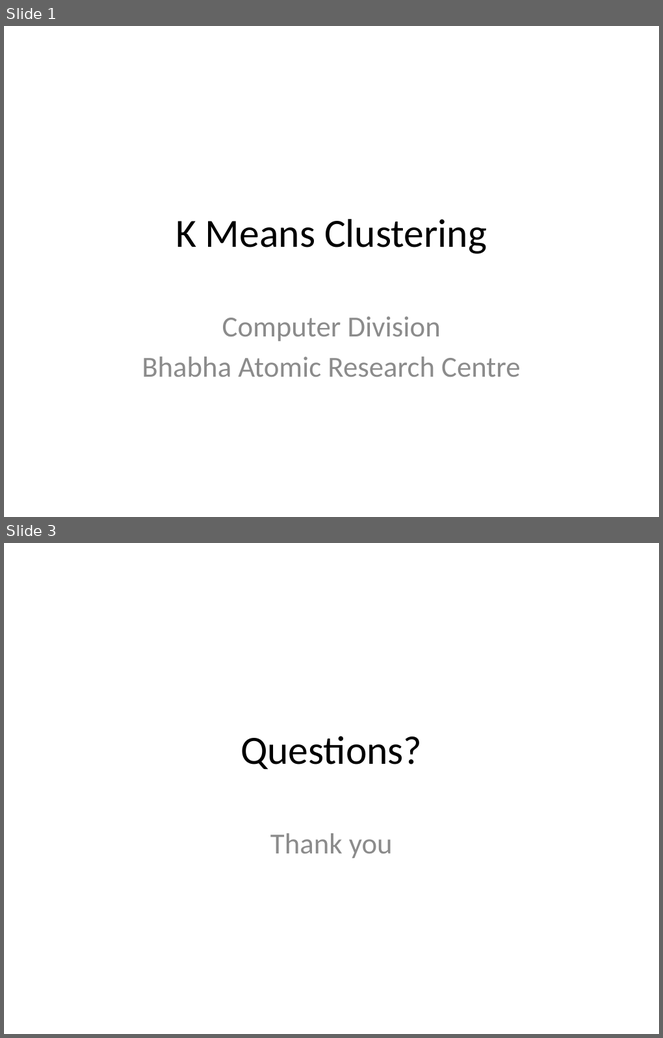
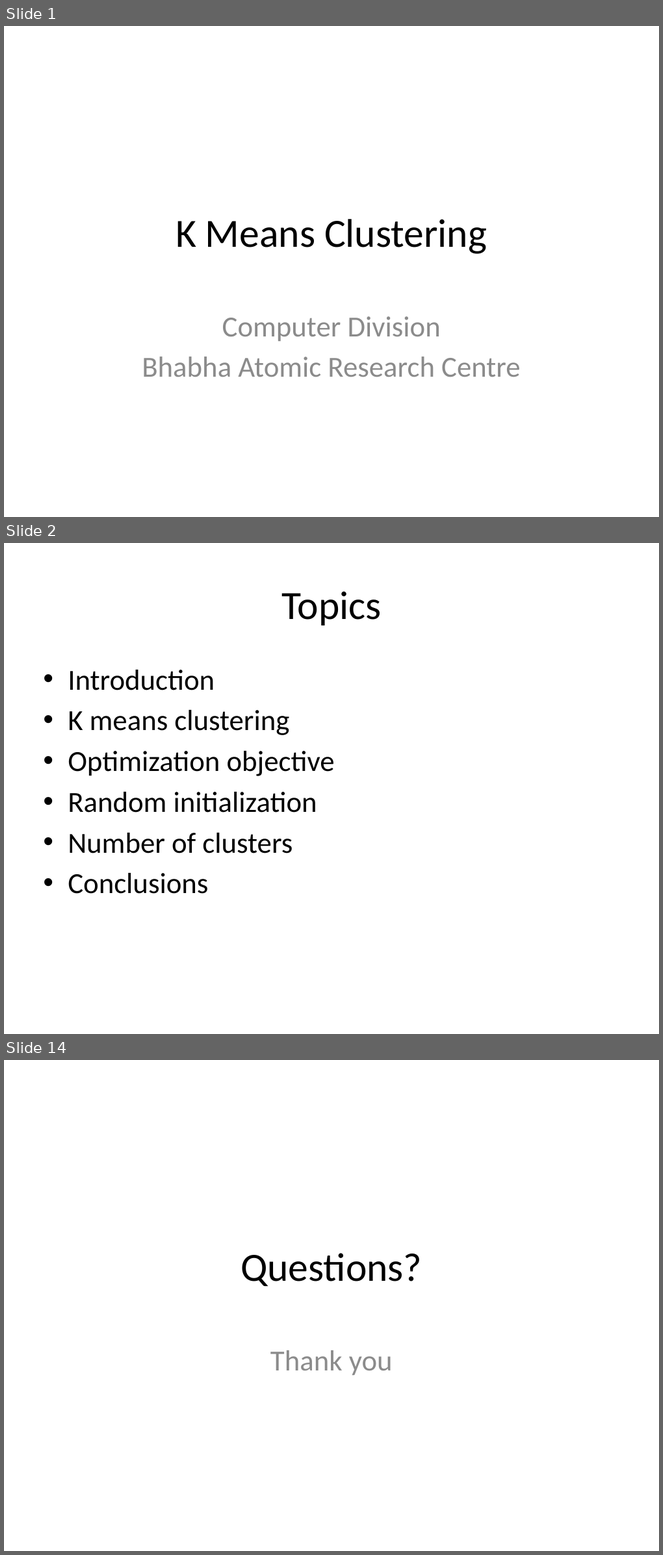
Before and after one commit to look4pritam/ArtificialIntelligence, a slide deck: MachineLearning/K-MeansClustering.pptx. Shown one above the other, each under a label of ours: slides 1 and 3 before the commit, slides 1, 2 and 14 after it; the slides between them are not shown. The pictures are 663x1038 and 663x1555 pixels, drawn with LibreOffice and Linux fonts; fonts in the diff are those of the drawing. Boxes give left, top, right and bottom in pixels: in the first picture for what was removed or moved away, otherwise in the second. Text is boxed around its words. In the diff, an @@ line names an element or a change of style, - is before the commit and + after.

Commit message:
K means clustering is added.

```diff
--- a/MachineLearning/K-MeansClustering.pptx
+++ b/MachineLearning/K-MeansClustering.pptx
@@ slide 2 added at (4,543,659,1034), background #FFFFFF @@
@@ title added at (282,591,382,626), 44 pt, text #000000 @@
+Topics
@@ text added at (68,670,335,894), 32 pt, text #000000 @@
+• Introduction
+• K means clustering
+• Optimization objective
+• Random initialization
+• Number of clusters
+• Conclusions
@@ what was slide 3 is now slide 14 @@
```
Also in this commit, not shown: 11 other slides added, 1 slide removed.
